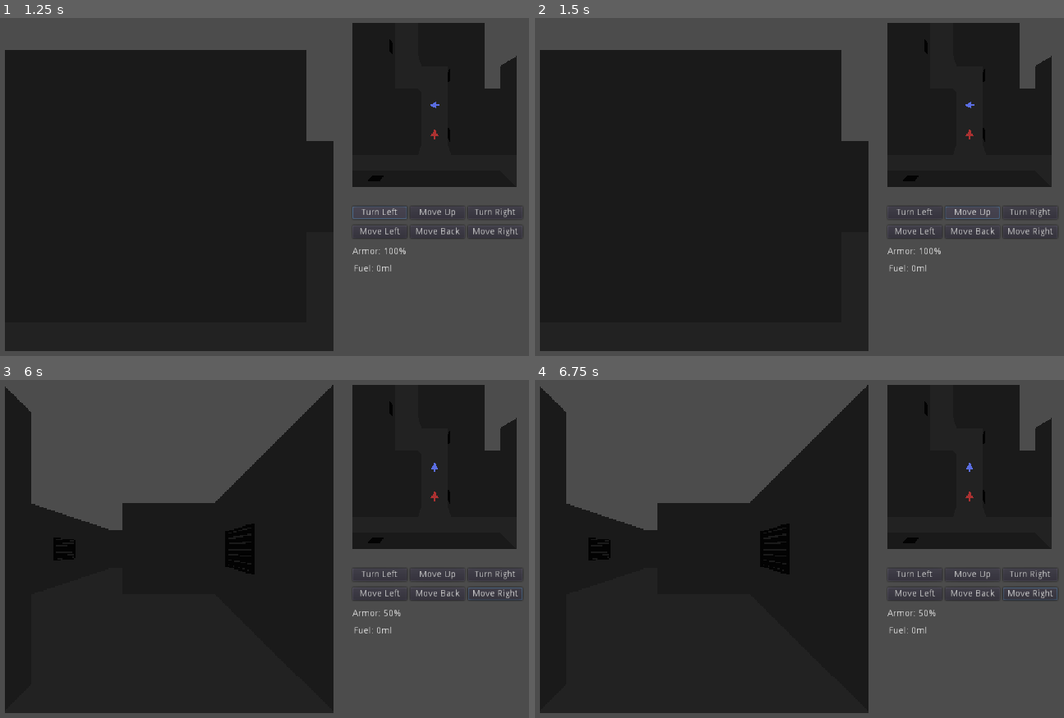
Above: before the commit, frames 1-4 (two rows, left to right).
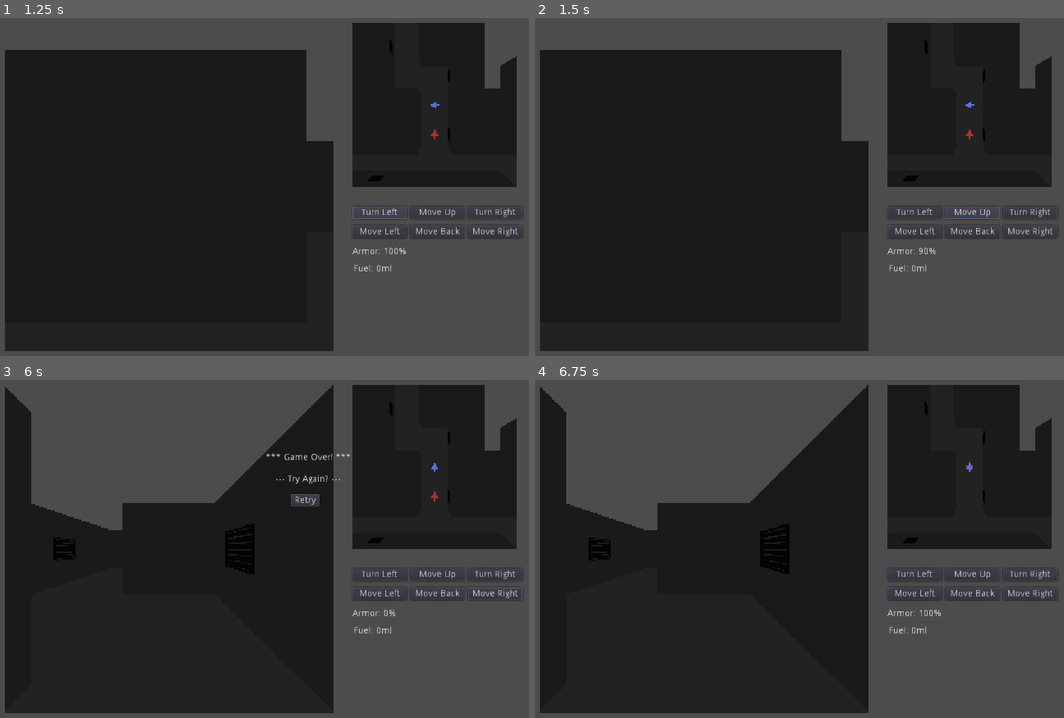
Above: after the commit, the same moments.

Repository: archaeopteryx4216/dungeon-crawler-jam-2021
Game: Godot game, scene res://main.tscn
The game is run twice, just before and just after one commit, with the same random seed, the same clock (stepped at 60 frames per second) and the same inputs.
Inputs (mouse positions are in pixels of both pictures, inside the frame that each line leads up to):
- Up to frame 1 (1.25 s): click "Turn Left" at 0.5 s
- Up to frame 2 (1.5 s): click "Move Up" at 1.25 s
- Up to frame 3 (6 s): click "Turn Right" at 2 s; click "Move Left" at 2.75 s; click "Move Back" at 3.5 s; click "Move Right" at 4.25 s; tap Enter at 5 s; move the mouse to (460, 538) at 5.02 s; hold Right (move_right) 5.03-5.78 s; hold Space (fire, bound only after the commit) 5.03-5.78 s; move the mouse to (185, 576) at 5.77 s; hold Down (move_down) from 5.78 s (still down); tap Space (fire, bound only after the commit) at 5.85 s
- Up to frame 4 (6.75 s): release Down (move_down) at 6.5 s; click (841, 501) at 6.5 s, where only the run after the commit has a clickable "Retry"

Frame 1 is identical in both runs. In frame 2, less than 0.1% of the frame differs, in the area x 72-77%, y 67-70%; in frame 3, 0.4%, in the area x 50-76%, y 21-70%; in frame 4, 0.1%.

Commit message:
now shooting fire

Diff:
--- a/enemy.tscn
+++ b/enemy.tscn
@@ -51,6 +51,7 @@
 script = ExtResource( 2 )
 
 [node name="action_timer" type="Timer" parent="."]
+wait_time = 0.5
 autostart = true
 
 [node name="front_ray" type="RayCast" parent="."]
@@ -107,8 +108,10 @@
 frames = SubResource( 4 )
 
 [node name="Area" type="Area" parent="."]
+visible = false
 
 [node name="CollisionShape" type="CollisionShape" parent="Area"]
 transform = Transform( 0.75, 0, 0, 0, -8.14603e-08, -0.5, 0, 0.5, -8.14603e-08, 0, -0.2, 0 )
+visible = false
 shape = SubResource( 5 )
 [connection signal="timeout" from="action_timer" to="." method="_on_action_timer_timeout"]
--- a/enemy_ai.gd
+++ b/enemy_ai.gd
@@ -216,3 +216,6 @@
 		set_rotation(get_rotation() + Vector3(0,-PI/2,0))
 	elif direction == "reverse":
 		set_rotation(get_rotation() + Vector3(0,PI,0))
+
+func _on_flamethrower(positions):
+	print("Hey, the flamethrower is on!")
--- /dev/null
+++ b/flame.gd
@@ -0,0 +1,7 @@
+extends Spatial
+
+func turn_on():
+	$Particles.emitting = true
+
+func turn_off():
+	$Particles.emitting = false
--- /dev/null
+++ b/flame.tscn
@@ -0,0 +1,41 @@
+[gd_scene load_steps=8 format=2]
+
+[ext_resource path="res://3D_Sprites/particles/white_circle_32_32.png" type="Texture" id=1]
+[ext_resource path="res://flame.gd" type="Script" id=2]
+
+[sub_resource type="Gradient" id=1]
+offsets = PoolRealArray( 0, 0.192593, 0.42963, 0.681481, 0.940741 )
+colors = PoolColorArray( 1, 1, 1, 1, 1, 0.956863, 0, 1, 1, 0.486275, 0, 1, 1, 0, 0, 1, 0.215686, 0.215686, 0.215686, 1 )
+
+[sub_resource type="GradientTexture" id=2]
+gradient = SubResource( 1 )
+
+[sub_resource type="ParticlesMaterial" id=3]
+direction = Vector3( 1, 0.14, 0 )
+spread = 30.0
+flatness = 0.5
+gravity = Vector3( 0, -1, 0 )
+initial_velocity = 5.0
+angular_velocity = 100.0
+radial_accel = 1.0
+color_ramp = SubResource( 2 )
+
+[sub_resource type="SpatialMaterial" id=4]
+flags_transparent = true
+flags_unshaded = true
+vertex_color_use_as_albedo = true
+params_billboard_mode = 1
+albedo_texture = ExtResource( 1 )
+
+[sub_resource type="QuadMesh" id=5]
+material = SubResource( 4 )
+size = Vector2( 0.1, 0.14 )
+
+[node name="flame" type="Spatial"]
+script = ExtResource( 2 )
+
+[node name="Particles" type="Particles" parent="."]
+amount = 2000
+local_coords = false
+process_material = SubResource( 3 )
+draw_pass_1 = SubResource( 5 )
--- a/main.gd
+++ b/main.gd
@@ -7,6 +7,8 @@
 	WEST
 }
 
+signal flamethrower_on(positions)
+
 # Global vars
 export var player_health = 100
 export var fuel = 0
@@ -14,15 +16,21 @@
 
 var game_over = false
 var player_facing = NORTH
-var firing_flamethrower = true
+var flamethrower_on = true
+var flames_visible = false
 
 func _ready():
-	$"enemies/enemy".connect("attacked", self, "_on_attacked")
+	# Set player stuff
 	$"side_view/player_sprite".position = Vector2(128,128)
-	$"enemies/enemy".set_home_position(Vector3(12,8,0))
+	$main_view/firstperson_viewport/firstperson_pos/flame.turn_off()
+	# Set stuff for the enemies
+	for enemy in $enemies.get_children():
+		enemy.connect("attacked", self, "_on_attacked")
+		self.connect("flamethrower_on", enemy, "_on_flamethrower")
+		enemy.set_home_position(Vector3(12,8,0))
 	# Setup gascan signals
-	$fuel_cans/gas_can1.connect("get_fuel", self, "_on_get_fuel")
-	$fuel_cans/gas_can2.connect("get_fuel", self, "_on_get_fuel")
+	for gas_can in $"fuel_cans".get_children():
+		gas_can.connect("get_fuel", self, "_on_get_fuel")
 
 func pickup_gas_can():
 	for gas_can in $"fuel_cans".get_children():
@@ -50,11 +58,27 @@
 	elif event.is_action_pressed("turn_right"):
 		turn("turn_right")
 		update_cameras(Vector3(0,0,0), Vector3(0, -PI/2, 0))
+	elif event.is_action_pressed("fire"):
+		if not flamethrower_on and fuel > 0:
+			flamethrower_on = true
+	elif event.is_action_released("fire"):
+		if flamethrower_on:
+			flamethrower_on = false
+
+func overlapping_an_enemy(position):
+	for enemy in $enemies.get_children():
+		if position.distance_to(enemy.get_translation()) < 1:
+			return true
+	return false
+
+func notify_all_enemies_of_player_position(position):
+	for enemy in $enemies.get_children():
+		enemy.set_player_position(position)
 
 func update_cameras(pos_change, turn_rads):
 	# Check if we will intersect the enemy, if so, skip the movement
 	var next_position = $"main_view/firstperson_viewport/firstperson_pos".get_translation() + pos_change
-	if next_position.distance_to($enemies/enemy.get_translation()) > 1:
+	if not overlapping_an_enemy(next_position):
 		# Move first person camera
 		$"main_view/firstperson_viewport/firstperson_pos".set_translation(next_position)
 		# Move overhead camera
@@ -66,7 +90,7 @@
 	$"side_view/player_sprite".set_rotation($"side_view/player_sprite".get_rotation() - turn_rads.y)
 	$"side_view/player_sprite".position = Vector2(128,128)
 	# Notify the enemy of the player's position
-	$"enemies/enemy".set_player_position($"main_view/firstperson_viewport/firstperson_pos".get_translation())
+	notify_all_enemies_of_player_position($"main_view/firstperson_viewport/firstperson_pos".get_translation())
 
 func force_update_all_raycast():
 	$main_view/firstperson_viewport/firstperson_pos/back_ray.force_raycast_update()
@@ -171,6 +195,7 @@
 		if player_health <= 0:
 			game_over = true
 			$game_over_message.visible = true
+			flamethrower_on = false
 
 func _on_retry_button_pressed():
 	get_tree().change_scene("res://main.tscn")
@@ -179,6 +204,17 @@
 	$player_stat_display/armor_stat.text = "Armor: {str}%".format({"str":player_health})
 	$player_stat_display/fuel_stat.text = "Fuel: {str}ml".format({"str":fuel})
 	pickup_gas_can()
+	if fuel > 0 and flamethrower_on:
+		fuel -= 0.1
+		if not flames_visible:
+			$main_view/firstperson_viewport/firstperson_pos/flame.turn_on()
+			flames_visible = true
+	else:
+		if fuel <= 0:
+			fuel = 0
+		if flames_visible:
+			flames_visible = false
+			$main_view/firstperson_viewport/firstperson_pos/flame.turn_off()
 
 func _on_get_fuel(ammount):
 	fuel += ammount
--- a/main.tscn
+++ b/main.tscn
@@ -9,6 +9,7 @@
 [ext_resource path="res://enemy.tscn" type="PackedScene" id=7]
 [ext_resource path="res://gas_can.tscn" type="PackedScene" id=8]
 [ext_resource path="res://floor_mesh_library.tres" type="MeshLibrary" id=9]
+[ext_resource path="res://flame.tscn" type="PackedScene" id=10]
 
 [sub_resource type="Environment" id=1]
 
@@ -66,6 +67,9 @@
 enabled = true
 cast_to = Vector3( 0, 0, 2 )
 collide_with_areas = true
+
+[node name="flame" parent="main_view/firstperson_viewport/firstperson_pos" instance=ExtResource( 10 )]
+transform = Transform( -1.62921e-07, 0, 1, 0, 1, 0, -1, 0, -1.62921e-07, 0, -0.5, 0 )
 
 [node name="crosshairs" type="Sprite" parent="main_view"]
 visible = false
--- a/project.godot
+++ b/project.godot
@@ -85,6 +85,12 @@
 , Object(InputEventKey,"resource_local_to_scene":false,"resource_name":"","device":0,"alt":false,"shift":false,"control":false,"meta":false,"command":false,"pressed":false,"scancode":16777235,"unicode":0,"echo":false,"script":null)
  ]
 }
+fire={
+"deadzone": 0.5,
+"events": [ Object(InputEventKey,"resource_local_to_scene":false,"resource_name":"","device":0,"alt":false,"shift":false,"control":false,"meta":false,"command":false,"pressed":false,"scancode":32,"unicode":0,"echo":false,"script":null)
+, Object(InputEventMouseButton,"resource_local_to_scene":false,"resource_name":"","device":0,"alt":false,"shift":false,"control":false,"meta":false,"command":false,"button_mask":0,"position":Vector2( 0, 0 ),"global_position":Vector2( 0, 0 ),"factor":1.0,"button_index":1,"pressed":false,"doubleclick":false,"script":null)
+ ]
+}
 
 [rendering]
 
Binary file added: 3D_Sprites/particles/white_circle_32_32.png
Not shown, added: 3D_Sprites/particles/white_circle_32_32.png.import
Not shown: 1 places in main.tscn that only renumber resources
